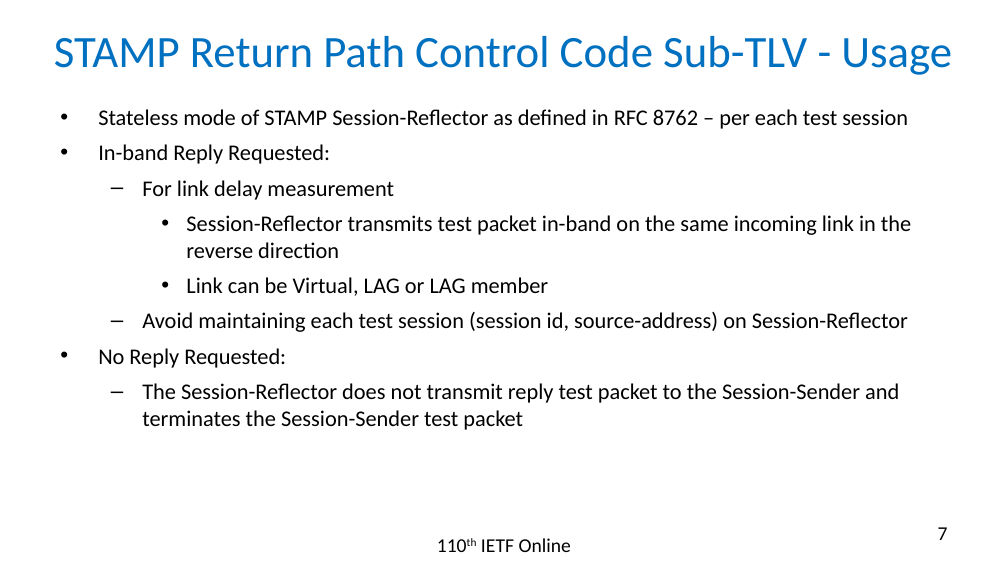
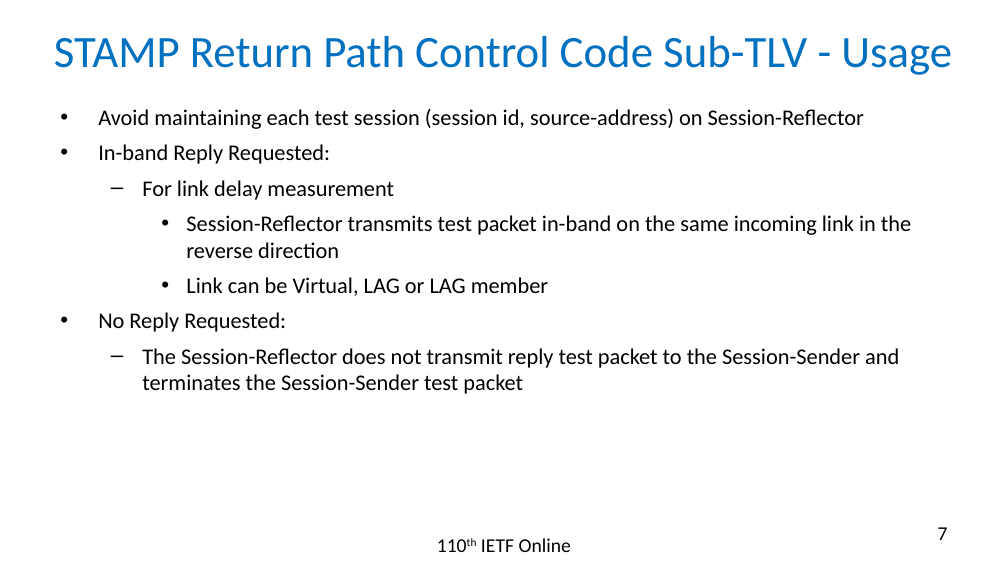
Before and after one commit to rakgandhi/ietf-slides, a slide deck: slide 7 of draft-gandhi-ippm-stamp-srpm-02.pptx. Drawn at 1008x567 pixels with LibreOffice and Linux fonts; fonts in the diff are those of the drawing. Boxes give left, top, right and bottom in pixels: in the first picture for what was removed or moved away, otherwise in the second. Text is boxed around its words. In the diff, an @@ line names an element or a change of style, - is before the commit and + after.

```diff
--- a/draft-gandhi-ippm-stamp-srpm-02.pptx
+++ b/draft-gandhi-ippm-stamp-srpm-02.pptx
@@ text at box(98, 109, 864, 129): text changed @@
-• Stateless mode of STAMP Session-Reflector as defined in RFC 8762 – per each test session
+• Avoid maintaining each test session (session id, source-address) on Session-Reflector
@@ text at box(142, 312, 908, 332): paragraph removed @@
-  – Avoid maintaining each test session (session id, source-address) on Session-Reflector
```
Also in this commit, not shown: 3 other slides changed, 3 other files.
